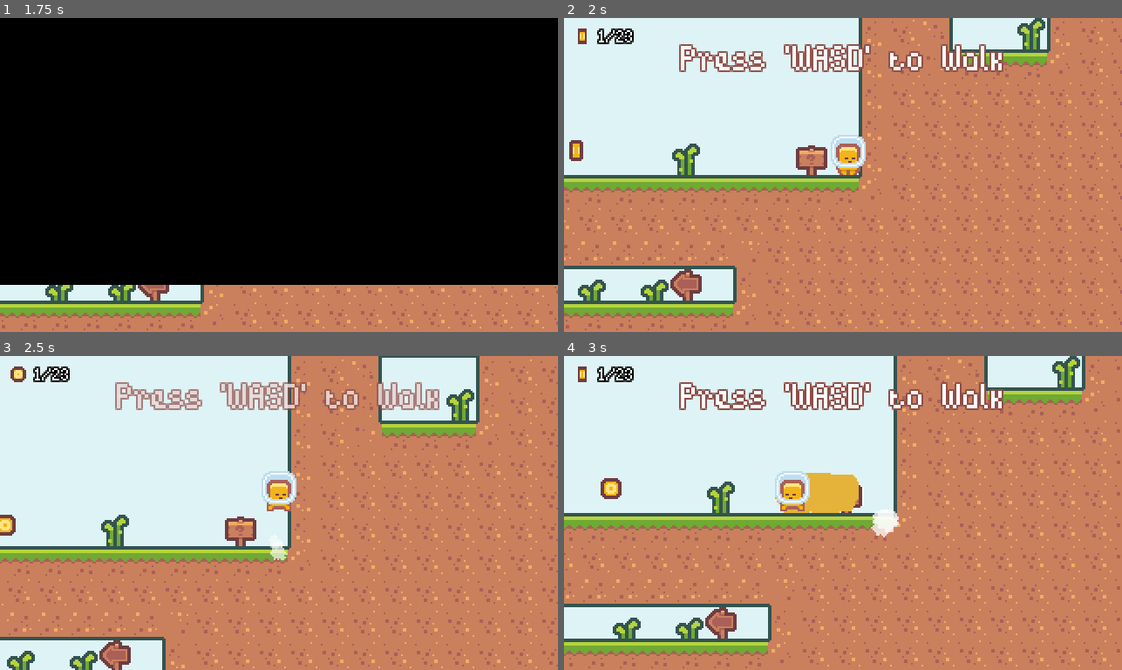
Above: before the commit, frames 1-4 (two rows, left to right).
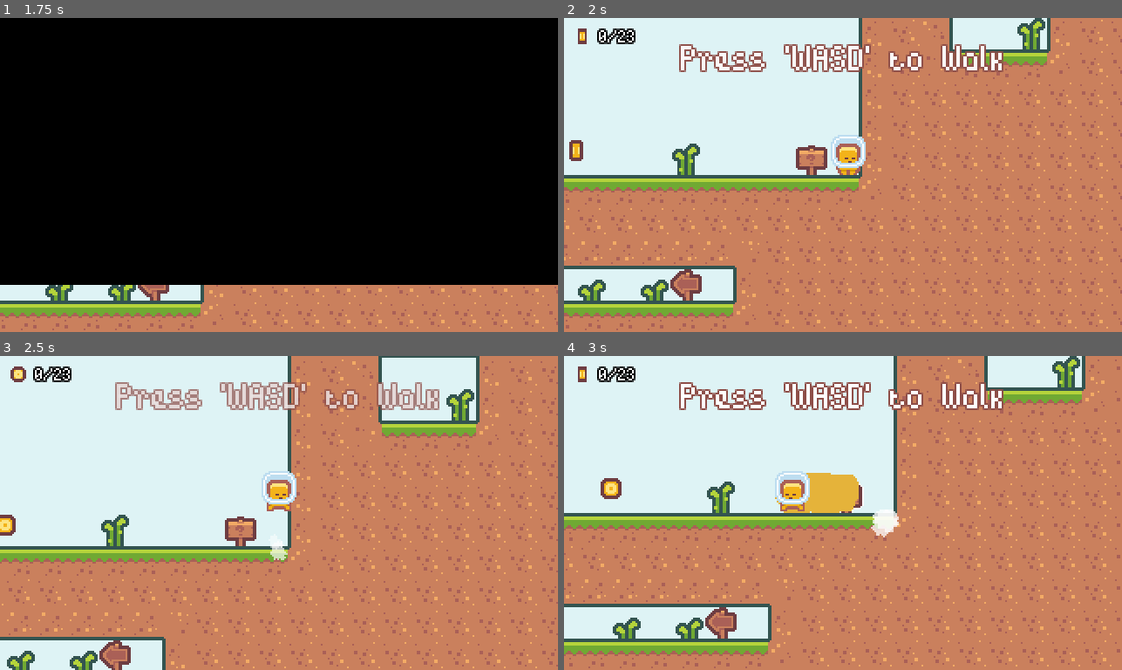
Above: after the commit, the same moments.

Repository: Yrainyw/2D-Platformer
Game: Godot game, scene res://Scenes/UI/mainMenu.tscn
Two runs of this game, one before a commit and one after it. Both use one fixed random seed, a clock stepped at 60 frames per second and the inputs below.
Inputs (mouse positions are in pixels of both pictures, inside the frame that each line leads up to):
- Up to frame 1 (1.75 s): click "PLAY" at 0.5 s; tap Enter at 1.25 s; move the mouse to (502, 121) at 1.27 s; hold D (move_right) from 1.28 s (still down); tap K (dash) at 1.35 s; click (502, 121) at 1.42 s; tap J (jump) at 1.52 s
- Up to frame 2 (2 s): keep holding D (move_right)
- Up to frame 3 (2.5 s): keep holding D (move_right); move the mouse to (167, 528) at 2.02 s; tap K (dash) at 2.1 s; tap J (jump) at 2.27 s
- Up to frame 4 (3 s): move the mouse to (898, 443) at 2.77 s; release D (move_right) at 2.78 s; hold A (move_left) from 2.78 s (still down); tap K (dash) at 2.85 s

Frame 1 is identical in both runs. In frame 2, 0.2% of the frame differs, in the area x 5-13%, y 3-9%; in frame 3, 0.2%; in frame 4, 0.2%.

Commit message:
Extending the Level Complete Screen

Diff:
--- a/Levels/level_000.tscn
+++ b/Levels/level_000.tscn
@@ -38,7 +38,7 @@
 tile_data = PoolIntArray( -262143, 1, 196609, -262142, 1, 196610, -262141, 1, 196610, -262140, 1, 196610, -262139, 1, 196610, -262138, 1, 196611, 196574, 1, 1, 196575, 1, 3, 262110, 1, 131073, 262111, 1, 131075, 262113, 1, 0 )
 
 [node name="NpcTextbox" parent="." index="9" instance=ExtResource( 8 )]
-position = Vector2( -819, 18 )
+position = Vector2( -828, 18 )
 texts = [ "Well hello there, traveler!
 I’m Wobble, your friendly little merchant.", "The road is full of surprises… and who knows? Maybe we’ll meet again very soon!" ]
 
--- /dev/null
+++ b/Scenes/UI/CoinCounter.tscn
@@ -0,0 +1,46 @@
+[gd_scene load_steps=6 format=2]
+
+[ext_resource path="res://Assets/Coins/tile_0151.png" type="Texture" id=1]
+[ext_resource path="res://Resources/fontOutline.tres" type="DynamicFont" id=2]
+[ext_resource path="res://Assets/Coins/tile_0152.png" type="Texture" id=3]
+[ext_resource path="res://Scripts/CoinCounter.gd" type="Script" id=4]
+
+[sub_resource type="AnimatedTexture" id=1]
+frames = 2
+fps = 6.0
+frame_0/texture = ExtResource( 1 )
+frame_1/texture = ExtResource( 3 )
+frame_1/delay_sec = 0.0
+
+[node name="CoinCounter" type="HBoxContainer"]
+margin_left = 4.0
+margin_top = 4.0
+margin_right = 64.0
+margin_bottom = 17.0
+size_flags_horizontal = 0
+size_flags_vertical = 0
+custom_constants/separation = 3
+script = ExtResource( 4 )
+__meta__ = {
+"_edit_use_anchors_": false
+}
+
+[node name="TextureRect" type="TextureRect" parent="."]
+margin_right = 13.0
+margin_bottom = 13.0
+rect_min_size = Vector2( 13, 13 )
+size_flags_vertical = 8
+texture = SubResource( 1 )
+expand = true
+
+[node name="CoinLabel" type="Label" parent="."]
+margin_left = 16.0
+margin_right = 60.0
+margin_bottom = 12.0
+size_flags_horizontal = 0
+size_flags_vertical = 0
+custom_fonts/font = ExtResource( 2 )
+text = "Test/Test"
+__meta__ = {
+"_edit_use_anchors_": false
+}
--- a/Scenes/UI/levelComplete.tscn
+++ b/Scenes/UI/levelComplete.tscn
@@ -1,16 +1,46 @@
-[gd_scene load_steps=3 format=2]
+[gd_scene load_steps=6 format=2]
 
 [ext_resource path="res://Resources/theme.tres" type="Theme" id=1]
 [ext_resource path="res://Scripts/levelComplete.gd" type="Script" id=2]
+[ext_resource path="res://Scenes/UI/CoinCounter.tscn" type="PackedScene" id=3]
+[ext_resource path="res://Scenes/UI/animatedButton.tscn" type="PackedScene" id=4]
+
+[sub_resource type="Animation" id=1]
+resource_name = "default"
+length = 0.9
+tracks/0/type = "value"
+tracks/0/path = NodePath("MarginContainer/PanelContainer:rect_scale")
+tracks/0/interp = 2
+tracks/0/loop_wrap = true
+tracks/0/imported = false
+tracks/0/enabled = true
+tracks/0/keys = {
+"times": PoolRealArray( 0, 0.5, 0.7, 0.8, 0.9 ),
+"transitions": PoolRealArray( 1e-05, 1, 1, 1, 1 ),
+"update": 0,
+"values": [ Vector2( 0, 0 ), Vector2( 0, 0 ), Vector2( 1.1, 1.1 ), Vector2( 0.9, 0.9 ), Vector2( 1, 1 ) ]
+}
 
 [node name="LevelComplete" type="CanvasLayer"]
 script = ExtResource( 2 )
 
-[node name="PanelContainer" type="PanelContainer" parent="."]
-margin_left = 100.0
-margin_top = 60.0
-margin_right = 218.0
-margin_bottom = 112.0
+[node name="AnimationPlayer" type="AnimationPlayer" parent="."]
+autoplay = "default"
+anims/default = SubResource( 1 )
+
+[node name="MarginContainer" type="MarginContainer" parent="."]
+anchor_right = 1.0
+anchor_bottom = 1.0
+__meta__ = {
+"_edit_use_anchors_": false
+}
+
+[node name="PanelContainer" type="PanelContainer" parent="MarginContainer"]
+margin_left = 85.0
+margin_top = 35.0
+margin_right = 235.0
+margin_bottom = 145.0
+rect_pivot_offset = Vector2( 75, 55 )
 size_flags_horizontal = 4
 size_flags_vertical = 4
 theme = ExtResource( 1 )
@@ -18,29 +48,67 @@
 "_edit_use_anchors_": false
 }
 
-[node name="MarginContainer" type="MarginContainer" parent="PanelContainer"]
-margin_right = 118.0
-margin_bottom = 52.0
+[node name="MarginContainer" type="MarginContainer" parent="MarginContainer/PanelContainer"]
+margin_right = 150.0
+margin_bottom = 110.0
+custom_constants/margin_right = 8
+custom_constants/margin_top = 8
+custom_constants/margin_left = 8
+custom_constants/margin_bottom = 8
 __meta__ = {
 "_edit_use_anchors_": false
 }
 
-[node name="VBoxContainer" type="VBoxContainer" parent="PanelContainer/MarginContainer"]
-margin_left = 15.0
-margin_top = 9.0
-margin_right = 102.0
-margin_bottom = 43.0
+[node name="VBoxContainer" type="VBoxContainer" parent="MarginContainer/PanelContainer/MarginContainer"]
+margin_left = 8.0
+margin_top = 8.0
+margin_right = 142.0
+margin_bottom = 102.0
+rect_min_size = Vector2( 112, 0 )
 size_flags_horizontal = 4
 size_flags_vertical = 4
 
-[node name="Label" type="Label" parent="PanelContainer/MarginContainer/VBoxContainer"]
-margin_right = 87.0
+[node name="Label" type="Label" parent="MarginContainer/PanelContainer/MarginContainer/VBoxContainer"]
+margin_right = 134.0
 margin_bottom = 9.0
 text = "Level Complete!"
 align = 1
 
-[node name="Button" type="Button" parent="PanelContainer/MarginContainer/VBoxContainer"]
+[node name="HBoxContainer" type="HBoxContainer" parent="MarginContainer/PanelContainer/MarginContainer/VBoxContainer"]
 margin_top = 13.0
-margin_right = 87.0
-margin_bottom = 34.0
-text = "-> Next Level ->"
+margin_right = 134.0
+margin_bottom = 26.0
+
+[node name="CoinsCollectedLabel" type="Label" parent="MarginContainer/PanelContainer/MarginContainer/VBoxContainer/HBoxContainer"]
+margin_top = 2.0
+margin_right = 70.0
+margin_bottom = 11.0
+text = "Coins Collected:"
+align = 1
+
+[node name="CoinCounter" parent="MarginContainer/PanelContainer/MarginContainer/VBoxContainer/HBoxContainer" instance=ExtResource( 3 )]
+margin_left = 74.0
+margin_top = 0.0
+margin_right = 134.0
+margin_bottom = 13.0
+size_flags_horizontal = 4
+
+[node name="VBoxContainer" type="VBoxContainer" parent="MarginContainer/PanelContainer/MarginContainer/VBoxContainer"]
+margin_top = 30.0
+margin_right = 134.0
+margin_bottom = 38.0
+rect_min_size = Vector2( 0, 8 )
+
+[node name="RestartButton" parent="MarginContainer/PanelContainer/MarginContainer/VBoxContainer" instance=ExtResource( 4 )]
+margin_left = 19.0
+margin_top = 42.0
+margin_right = 115.0
+margin_bottom = 66.0
+text = "RESTART"
+
+[node name="NextLevelButton" parent="MarginContainer/PanelContainer/MarginContainer/VBoxContainer" instance=ExtResource( 4 )]
+margin_left = 19.0
+margin_top = 70.0
+margin_right = 115.0
+margin_bottom = 94.0
+text = "NEXT LEVEL"
--- a/Scenes/UI/levelUI.tscn
+++ b/Scenes/UI/levelUI.tscn
@@ -1,20 +1,9 @@
-[gd_scene load_steps=7 format=2]
+[gd_scene load_steps=3 format=2]
 
 [ext_resource path="res://Resources/theme.tres" type="Theme" id=1]
-[ext_resource path="res://Scripts/levelUI.gd" type="Script" id=2]
-[ext_resource path="res://Resources/fontOutline.tres" type="DynamicFont" id=3]
-[ext_resource path="res://Assets/Coins/tile_0151.png" type="Texture" id=4]
-[ext_resource path="res://Assets/Coins/tile_0152.png" type="Texture" id=5]
-
-[sub_resource type="AnimatedTexture" id=1]
-frames = 2
-fps = 6.0
-frame_0/texture = ExtResource( 4 )
-frame_1/texture = ExtResource( 5 )
-frame_1/delay_sec = 0.0
+[ext_resource path="res://Scenes/UI/CoinCounter.tscn" type="PackedScene" id=3]
 
 [node name="LevelUI" type="CanvasLayer"]
-script = ExtResource( 2 )
 
 [node name="MarginContainer" type="MarginContainer" parent="."]
 anchor_right = 1.0
@@ -29,31 +18,4 @@
 "_edit_use_anchors_": false
 }
 
-[node name="HBoxContainer" type="HBoxContainer" parent="MarginContainer"]
-margin_left = 4.0
-margin_top = 4.0
-margin_right = 64.0
-margin_bottom = 17.0
-size_flags_horizontal = 0
-size_flags_vertical = 0
-custom_constants/separation = 3
-
-[node name="TextureRect" type="TextureRect" parent="MarginContainer/HBoxContainer"]
-margin_right = 13.0
-margin_bottom = 13.0
-rect_min_size = Vector2( 13, 13 )
-size_flags_vertical = 8
-texture = SubResource( 1 )
-expand = true
-
-[node name="CoinLabel" type="Label" parent="MarginContainer/HBoxContainer"]
-margin_left = 16.0
-margin_right = 60.0
-margin_bottom = 12.0
-size_flags_horizontal = 0
-size_flags_vertical = 0
-custom_fonts/font = ExtResource( 3 )
-text = "Test/Test"
-__meta__ = {
-"_edit_use_anchors_": false
-}
+[node name="CoinCounter" parent="MarginContainer" instance=ExtResource( 3 )]
--- a/Scripts/levelUI.gd
+++ b/Scripts/CoinCounter.gd
@@ -1,11 +1,16 @@
-extends CanvasLayer
+extends HBoxContainer
 
 func _ready():
 	var baseLevels = get_tree().get_nodes_in_group("base_level")
 
 	if (baseLevels.size() > 0):
 		baseLevels[0].connect("coin_total_changed", self, "on_coin_total_changed")
+		update_display(baseLevels[0].totalCoins, baseLevels[0].collectedCoins)
+
+
+func update_display(totalCoins, collectedCoins):
+	$CoinLabel.text = str(collectedCoins, "/", totalCoins)
 
 
 func on_coin_total_changed(totalCoins, collectedCoins):
-	$MarginContainer/HBoxContainer/CoinLabel.text = str(collectedCoins, "/", totalCoins)
+	update_display(totalCoins, collectedCoins)
--- a/Scripts/levelComplete.gd
+++ b/Scripts/levelComplete.gd
@@ -1,8 +1,13 @@
 extends CanvasLayer
 
 func _ready():
-	$PanelContainer/MarginContainer/VBoxContainer/Button.connect("pressed", self, "on_next_button_pressed")
+	$MarginContainer/PanelContainer/MarginContainer/VBoxContainer/NextLevelButton.connect("pressed", self, "on_next_button_pressed")
+	$MarginContainer/PanelContainer/MarginContainer/VBoxContainer/RestartButton.connect("pressed", self, "on_restart_pressed")
 
 
 func on_next_button_pressed():
 	$"/root/LevelManager".increment_level()
+
+
+func on_restart_pressed():
+	$"/root/LevelManager".restart_level()
--- a/Scripts/levelManager.gd
+++ b/Scripts/levelManager.gd
@@ -16,3 +16,7 @@
 
 func increment_level():
 	change_level(currentLevelIndex + 1)
+
+
+func restart_level():
+	change_level(currentLevelIndex)
